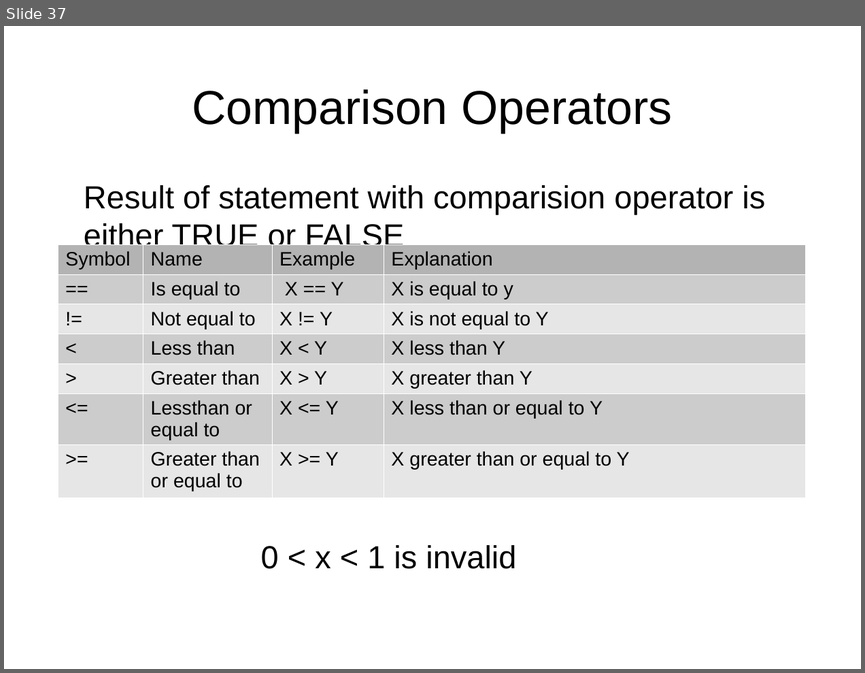
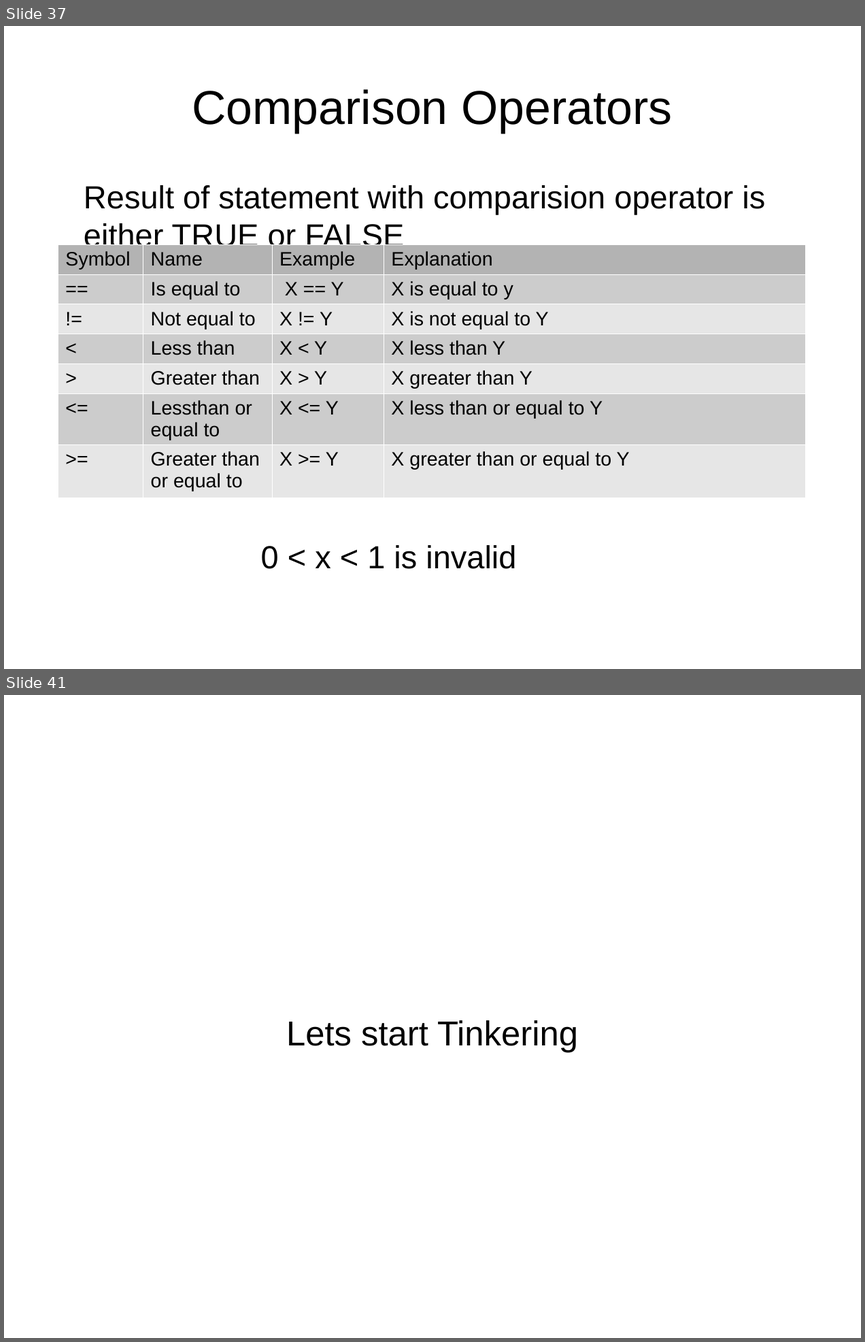
Before and after one commit to anilkunchalaece/LearnIt, a slide deck: Arduino/DayOne.odp. Shown one above the other, each under a label of ours: slide 37 before the commit, slides 37 and 41 after it; the slides between them are not shown. The pictures are 865x673 and 865x1342 pixels, drawn with LibreOffice and Linux fonts; fonts in the diff are those of the drawing. Boxes give left, top, right and bottom in pixels: in the first picture for what was removed or moved away, otherwise in the second. Text is boxed around its words. In the diff, an @@ line names an element or a change of style, - is before the commit and + after.

```diff
--- a/Arduino/DayOne.odp
+++ b/Arduino/DayOne.odp
@@ slide 41 added at (4,695,861,1338), background #FFFFFF @@
@@ text added at (286,1020,578,1053), 32 pt, text #000000 @@
+Lets start Tinkering
```
Also in this commit, not shown: 3 other slides added, 7 other files.
